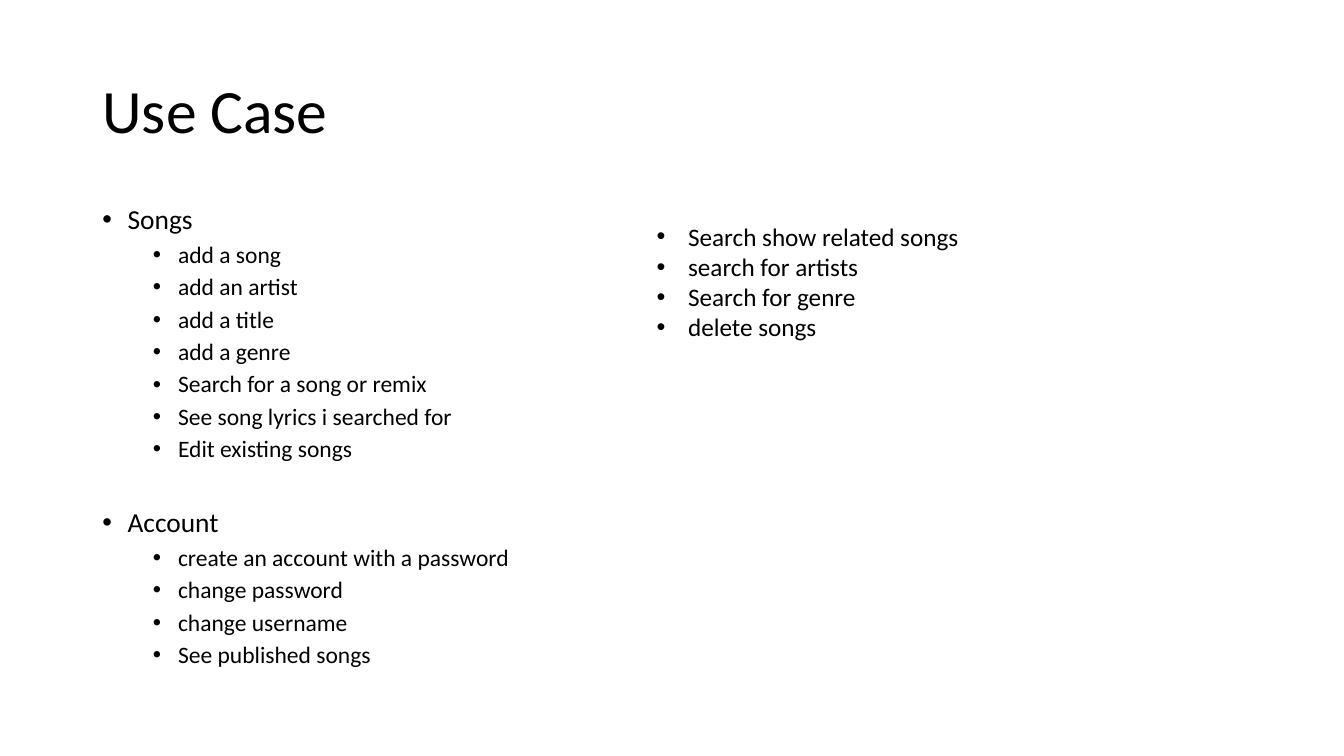
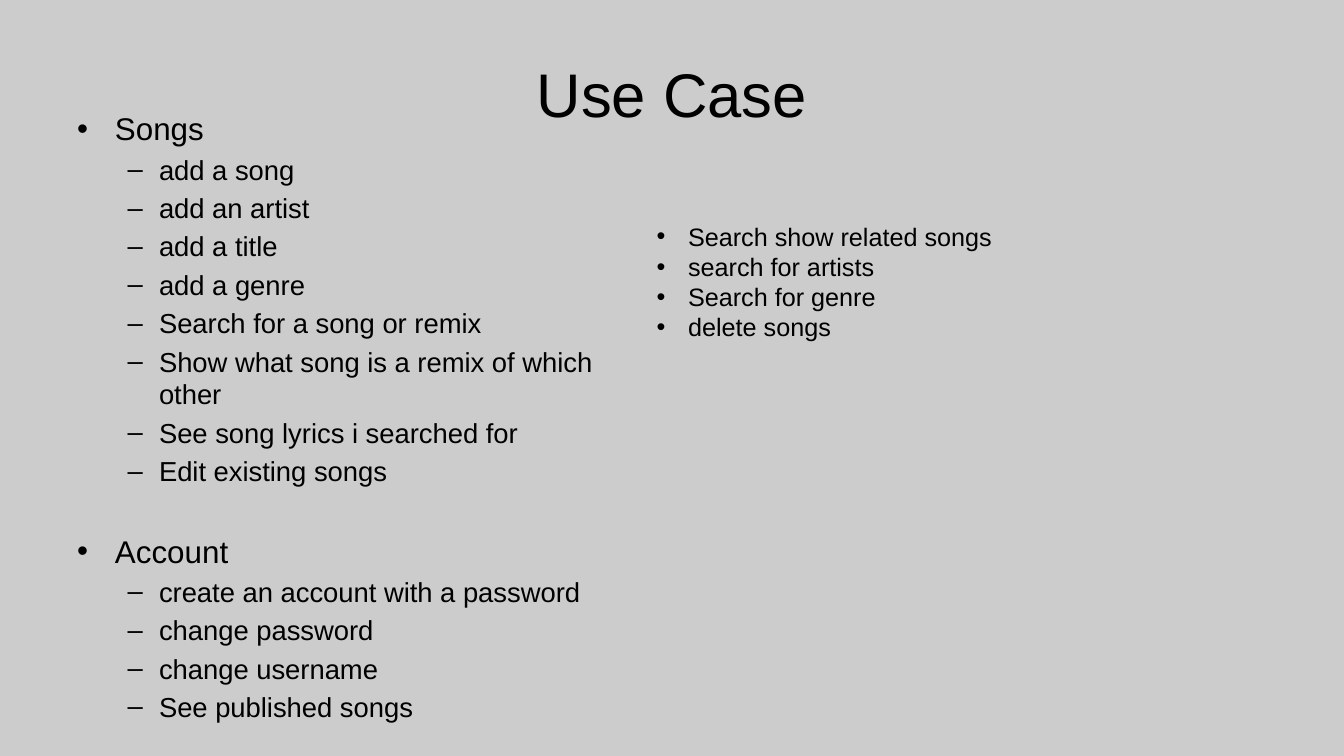
Before and after one commit to BenjieA/Music-Index-Flask-2020, a slide deck: slide 4 of ERDiagram.pptx (slide 3 before the commit). Drawn at 1344x756 pixels with LibreOffice and Linux fonts; fonts in the diff are those of the drawing. Boxes give left, top, right and bottom in pixels: in the first picture for what was removed or moved away, otherwise in the second. Text is boxed around its words. In the diff, an @@ line names an element or a change of style, - is before the commit and + after.

```diff
--- a/ERDiagram.pptx
+++ b/ERDiagram.pptx
@@ background #FFFFFF to #CCCCCC @@
@@ title "Use Case": place and size @@
-title "Use Case" at bbox=[102, 93, 328, 134]
+title "Use Case" at bbox=[537, 74, 807, 118]
@@ title "Use Case" at bbox=[537, 74, 807, 118]: font Calibri to Arial; alignment left to centre; line spacing 0.9 to 1 @@
@@ text "Songs": place and size @@
-text "Songs" at bbox=[128, 211, 509, 667]
+text "Songs" at bbox=[115, 118, 592, 646]
@@ text at bbox=[115, 118, 580, 646]: size 19.6 to 22.4 pt in "Songs", "Account"; font Calibri to Arial in "Songs", "add a song", "add an artist", "add a title" and 9 more places; size 16.8 to 19.6 pt in "add a song", "add an artist", "add a title", "add a genre" and 7 more places; indent changed; line spacing 0.9 to 1; less space between paragraphs; bullet • to – @@
@@ text "Search show related songs" at bbox=[688, 227, 992, 342]: font Calibri to Arial @@
@@ text at bbox=[159, 352, 592, 405]: paragraph added @@
+  – Show what song is a remix of which other
```
Also in this commit, not shown: 2 other slides changed, 12 slides added, 1 slide removed.
